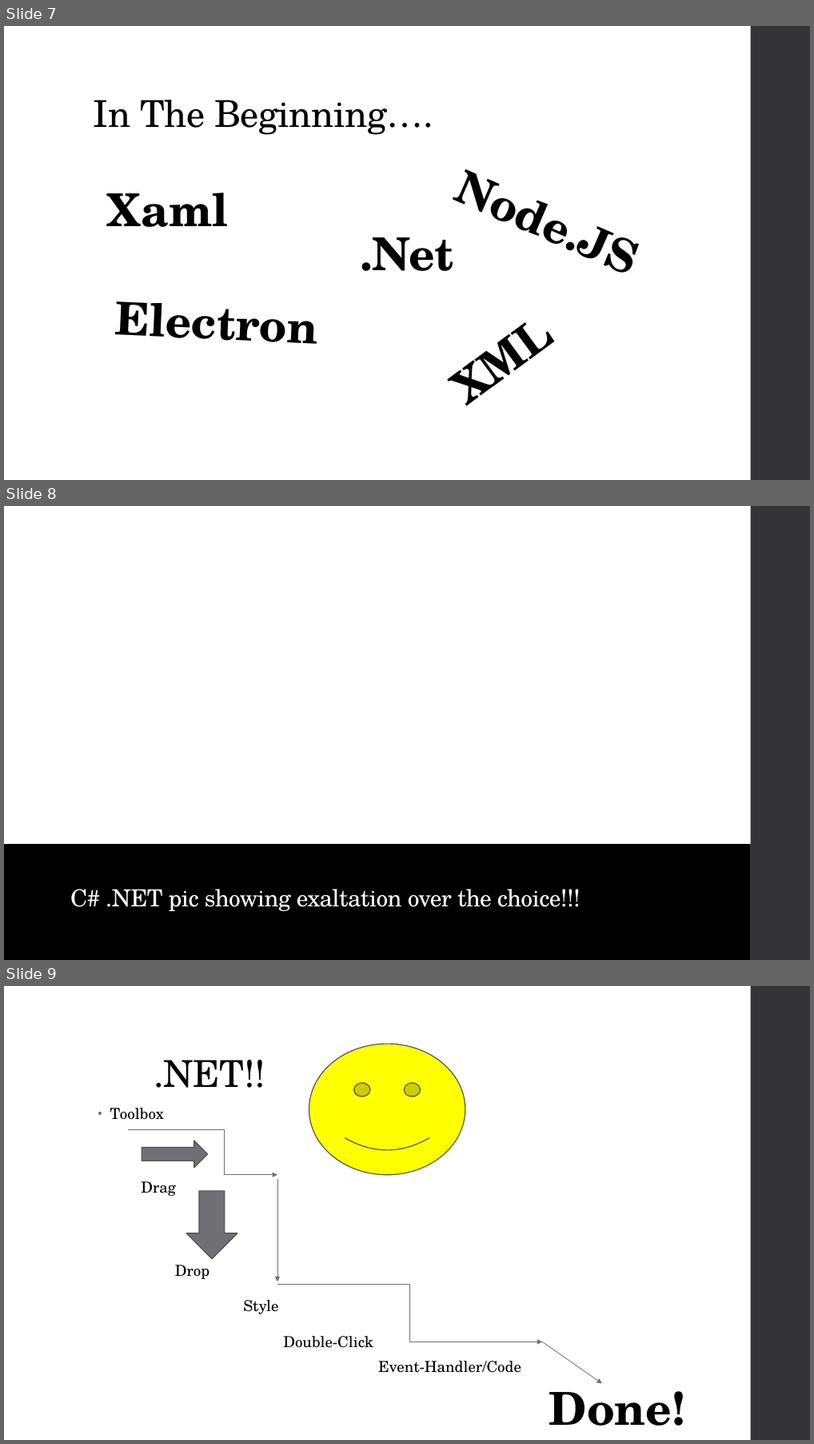
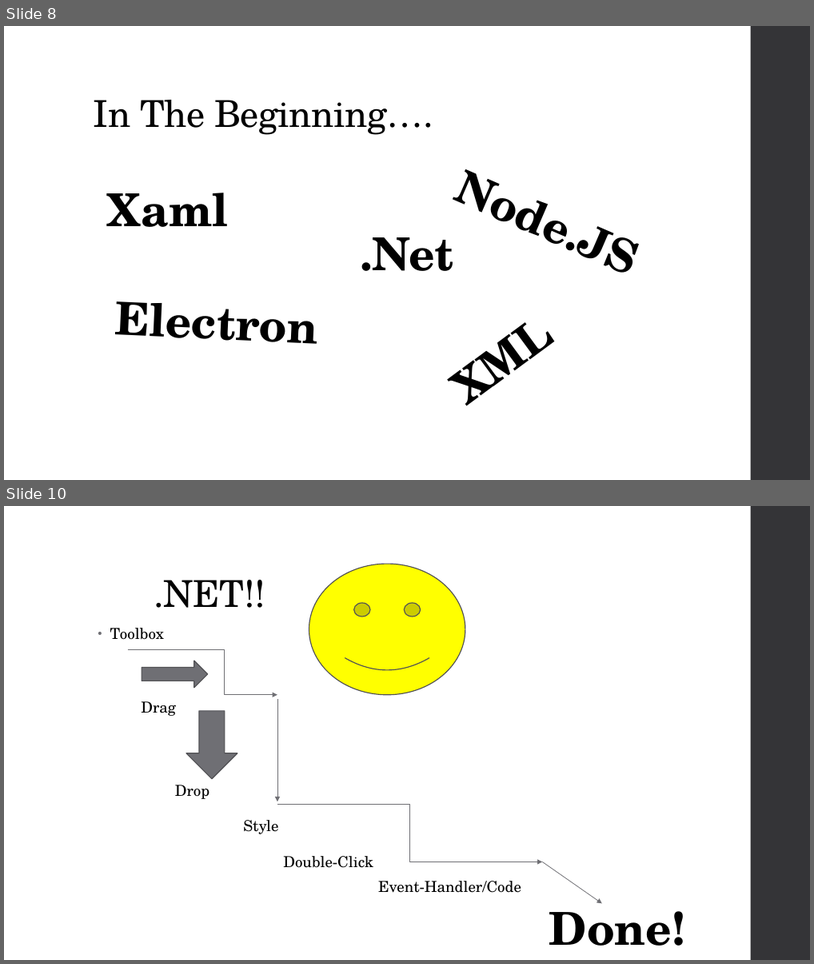
Before and after one commit to RadioSystemsPSCC/Practice, a slide deck: Admin and Documentation/Radio Systems.pptx. Shown one above the other, each under a label of ours: slides 7, 8 and 9 before the commit, slides 8 and 10 after it; the slides between them are not shown. The pictures are 814x1444 and 814x964 pixels, drawn with LibreOffice and Linux fonts; fonts in the diff are those of the drawing. Boxes give left, top, right and bottom in pixels: in the first picture for what was removed or moved away, otherwise in the second. Text is boxed around its words. In the diff, an @@ line names an element or a change of style, - is before the commit and + after.

```diff
--- a/Admin and Documentation/Radio Systems.pptx
+++ b/Admin and Documentation/Radio Systems.pptx
@@ slide 8 removed at (x1=4, y1=506, x2=810, y2=960), background #FFFFFF; not listed: 1 template element that a slide beside it also shows @@
@@ rectangle removed at (x1=4, y1=844, x2=751, y2=960) @@
@@ title removed at (x1=70, y1=888, x2=581, y2=911) @@
-C# .NET pic showing exaltation over the choice!!!
@@ what was slide 7 is now slide 8 @@
@@ what was slide 9 is now slide 10 @@
```
Also in this commit, not shown: 4 slides changed, 9 slides added, 2 other slides removed, 19 other files.
